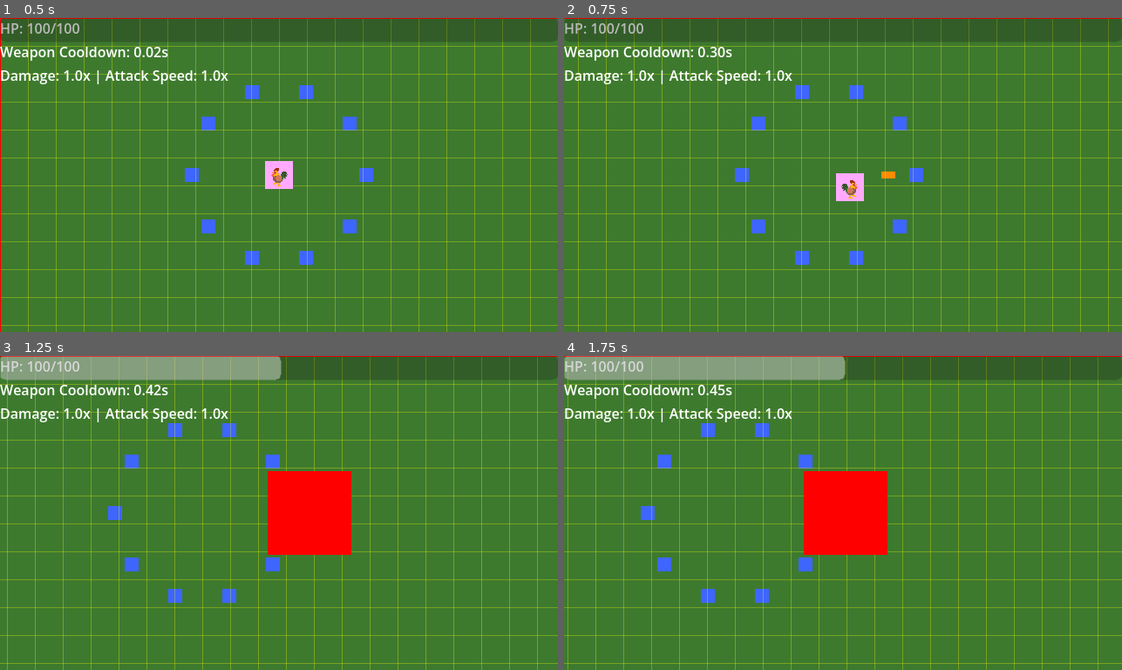
Above: before the commit, frames 1-4 (two rows, left to right).
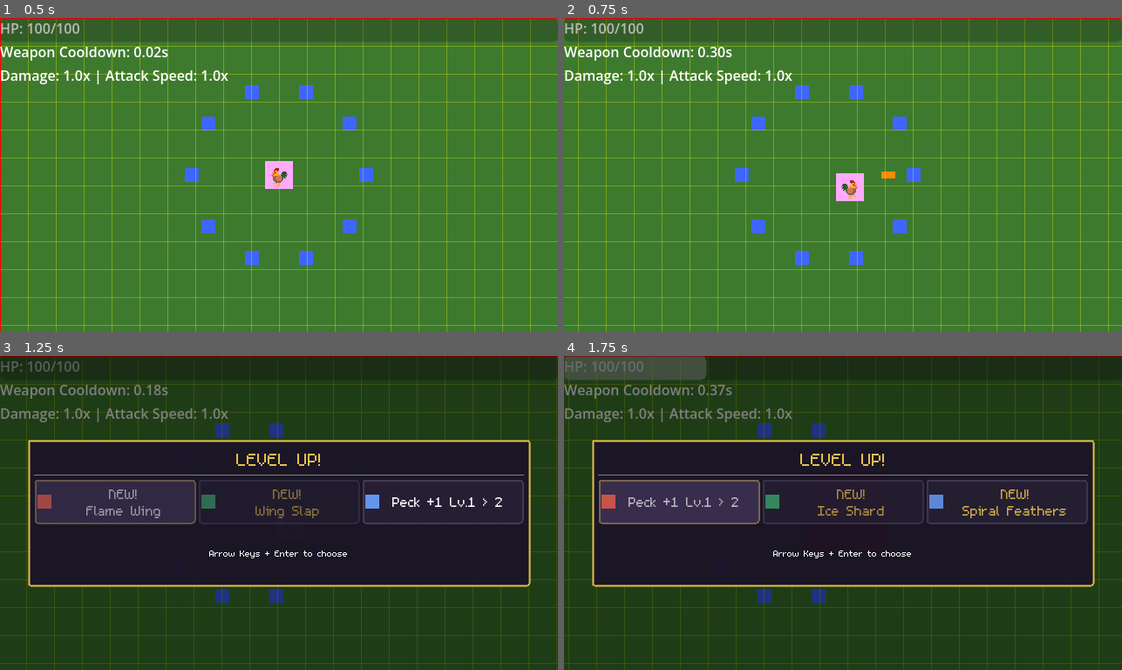
Above: after the commit, the same moments.

Repository: thejoshyee/sarimanok-game
Game: Godot game, scene res://main.tscn
Two runs of this game, one before a commit and one after it. Both use one fixed random seed, a clock stepped at 60 frames per second and the inputs below.
Inputs (mouse positions are in pixels of both pictures, inside the frame that each line leads up to):
- Up to frame 1 (0.5 s): no input
- Up to frame 2 (0.75 s): tap Enter (ui_accept) at 0.5 s; hold Right (move_right) from 0.53 s (still down); hold 1 from 0.53 s (still down)
- Up to frame 3 (1.25 s): keep holding Right (move_right); keep holding 1; tap Enter (ui_accept) at 0.77 s
- Up to frame 4 (1.75 s): release Right (move_right) at 1.25 s; release 1 at 1.25 s; click (681, 500) at 1.25 s, where only the run after the commit has a clickable "NEW! Flame Wing"

Frame 1 is identical in both runs. In frame 2, less than 0.1% of the frame differs, in the area x 61-65%, y 47-53%; in frame 3, 100%, in the area x 0-100%, y 0-100%; in frame 4, 100%.

Commit message:
feat(pickups): add magnetic drift movement to xp_gem and gold_coin

Diff:
--- a/game/scripts/pickups/gold_coin.gd
+++ b/game/scripts/pickups/gold_coin.gd
@@ -3,16 +3,37 @@
 # How much gold this coin gives when collected
 @export var gold_value: int = 1
 
+# Magnetic drift settings
+var pickup_range: float = 64.0
+var magnet_speed: float = 100.0
+var is_being_attracted: bool = false
+
+func _process(delta: float) -> void:
+	var players = get_tree().get_nodes_in_group("player")
+	if players.is_empty():
+		return
+	var player = players[0]
+
+	var effective_range = pickup_range * PassiveManager.get_modifier("magnetic_aura")
+	var distance = global_position.distance_to(player.global_position)
+
+	if distance < effective_range:
+		is_being_attracted = true
+		global_position = global_position.move_toward(player.global_position, magnet_speed * delta)
+
 func reset_state() -> void:
-	# Reset any state when reused from pool
 	gold_value = 1
+	is_being_attracted = false
 
 func on_spawn() -> void:
 	add_to_group("gold_coins")
 	visible = true
 	monitoring = true
+	is_being_attracted = false
+	set_process(true)
 
 func on_despawn() -> void:
 	remove_from_group("gold_coins")
 	visible = false
 	monitoring = false
+	set_process(false)
--- a/game/scripts/pickups/xp_gem.gd
+++ b/game/scripts/pickups/xp_gem.gd
@@ -3,18 +3,40 @@
 # How much XP this gem gives when collected
 @export var xp_value: int = 10
 
+# Magnetic drift settings
+var pickup_range: float = 64.0   # Base range to start drifting toward player
+var magnet_speed: float = 100.0  # How fast the gem flies toward the player
+var is_being_attracted: bool = false
+
+func _process(delta: float) -> void:
+	# Find the player
+	var players = get_tree().get_nodes_in_group("player")
+	if players.is_empty():
+		return
+	var player = players[0]
+
+	# Calculate effective magnetic range (base × Magnetic Aura modifier)
+	var effective_range = pickup_range * PassiveManager.get_modifier("magnetic_aura")
+	var distance = global_position.distance_to(player.global_position)
+
+	# If within magnetic range, drift toward player
+	if distance < effective_range:
+		is_being_attracted = true
+		global_position = global_position.move_toward(player.global_position, magnet_speed * delta)
+
 func reset_state() -> void:
-	# Reset any state when reused from pool
 	xp_value = 10
+	is_being_attracted = false
 
 func on_spawn() -> void:
 	add_to_group("xp_gems")
-	# called when this gem is taken from the pool
 	visible = true
-	monitoring = true # enable area2d collision detection
+	monitoring = true
+	is_being_attracted = false
+	set_process(true)
 
 func on_despawn() -> void:
-	# called when returned to the pool
 	remove_from_group("xp_gems")
 	visible = false
-	monitoring = false # disable area2d collision detection to save performance
+	monitoring = false
+	set_process(false)
--- a/game/scripts/player/player.gd
+++ b/game/scripts/player/player.gd
@@ -138,9 +138,11 @@
 	return stats.max_hp + PassiveManager.get_bonus("thick_plumage")
 
 
-# Applies pickup range from stats + Magnetic Aura passive to the collision shape
+# Small collection radius — pickups are collected when they reach the player
+# Magnetic drift in the pickup scripts handles pulling items from farther away
 func _update_pickup_range() -> void:
-	pickup_shape.radius = stats.pickup_range * PassiveManager.get_modifier("magnetic_aura")
+	pickup_shape.radius = 16.0
+
 
 
 func _on_passive_upgraded(passive_id: String, _new_level: int) -> void:
Not shown, changed: .taskmaster/tasks/tasks.json
